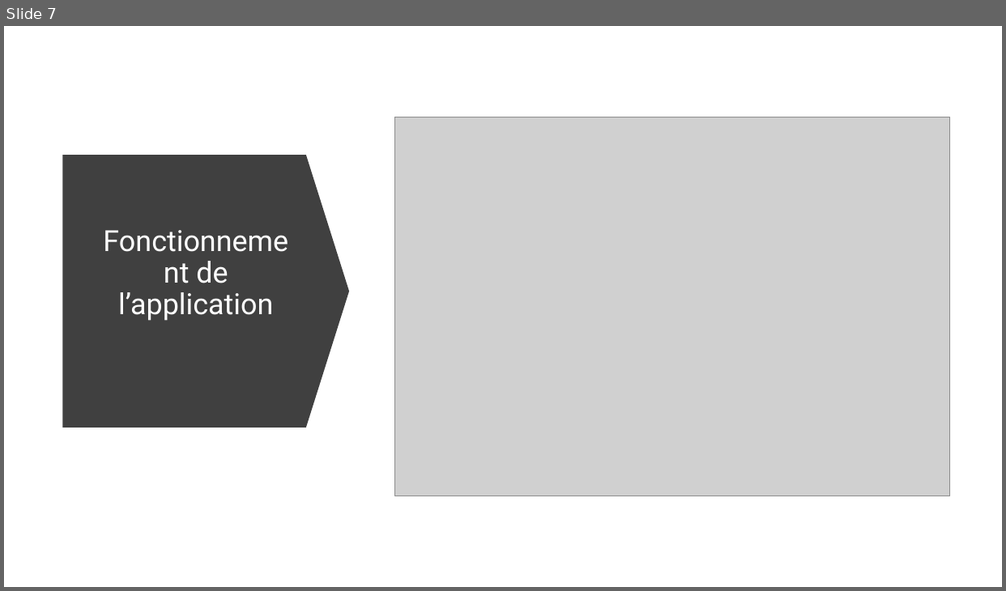
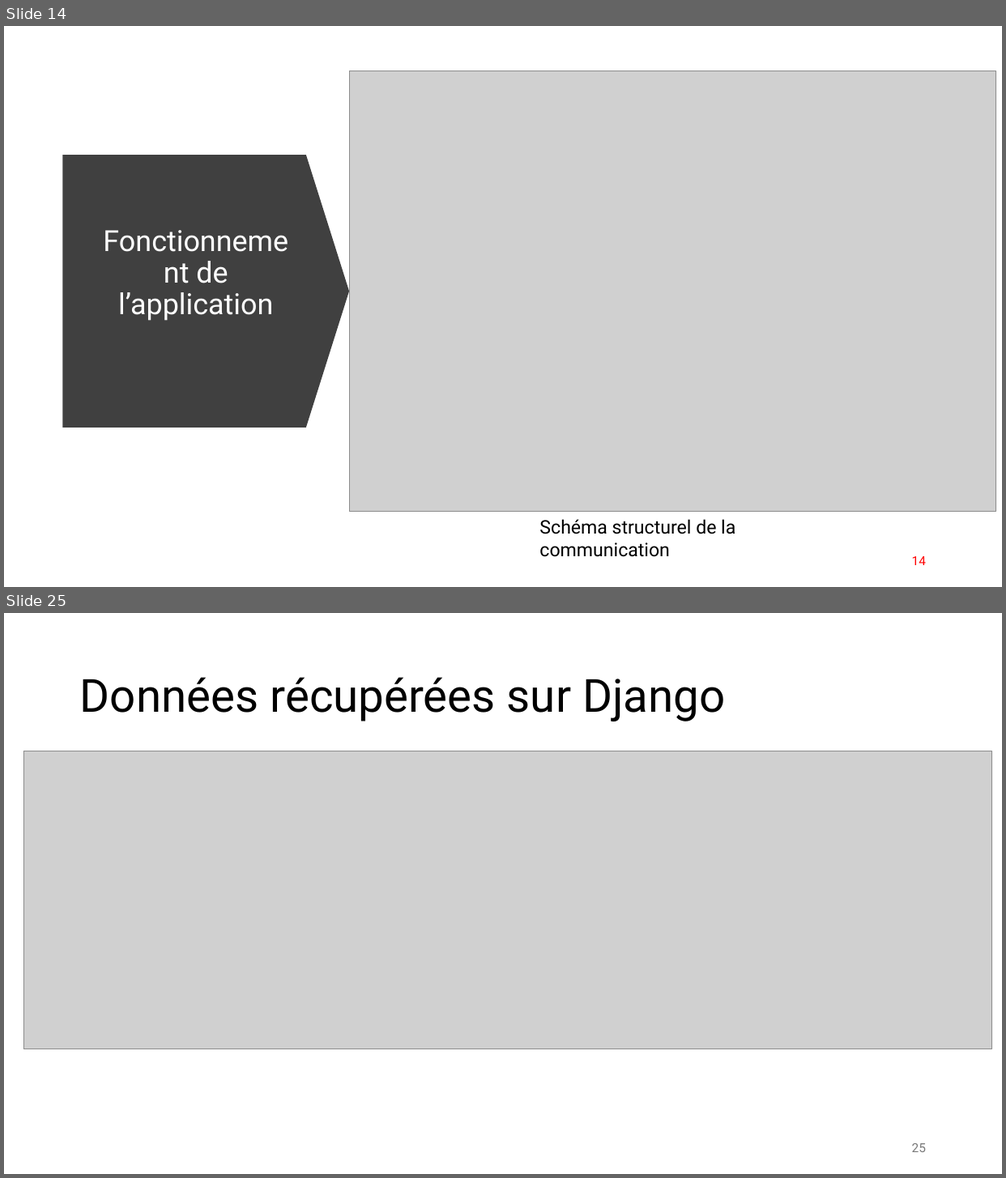
Before and after one commit to Eliott-07/Centrale-PV-Securisee-2026, a slide deck: docs/Présentation_Projet_SMACP.pptx. Shown one above the other, each under a label of ours: slide 7 before the commit, slides 14 and 25 after it; the slides between them are not shown. The pictures are 1006x591 and 1006x1178 pixels, drawn with LibreOffice and Linux fonts; fonts in the diff are those of the drawing; grey boxes stand for pictures. Boxes give left, top, right and bottom in pixels: in the first picture for what was removed or moved away, otherwise in the second. Text is boxed around its words. In the diff, an @@ line names an element or a change of style, - is before the commit and + after.

```diff
--- a/docs/Présentation_Projet_SMACP.pptx
+++ b/docs/Présentation_Projet_SMACP.pptx
@@ slide 25 added at <box>4,613,1002,1174</box>, background #FFFFFF @@
@@ title added at <box>80,677,725,722</box>, 44 pt, text #000000 @@
+Données récupérées sur Django
@@ picture added at <box>23,752,992,1050</box> @@
@@ page number added at <box>912,1144,926,1152</box>, 12 pt, text #797979 @@
+25
@@ what was slide 7 is now slide 14 @@
@@ slide 14 changed as well @@
@@ picture: place and size @@
-picture at <box>394,118,950,496</box>
+picture at <box>349,71,996,513</box>
@@ text added at <box>539,519,735,557</box>, 18 pt, text #000000 @@
+Schéma structurel de la communication
@@ page number added at <box>912,557,926,565</box>, 12 pt, text #FF0000 @@
+14
```
Also in this commit, not shown: 6 other slides changed, 20 other slides added, 3 slides removed, 2 other files.
